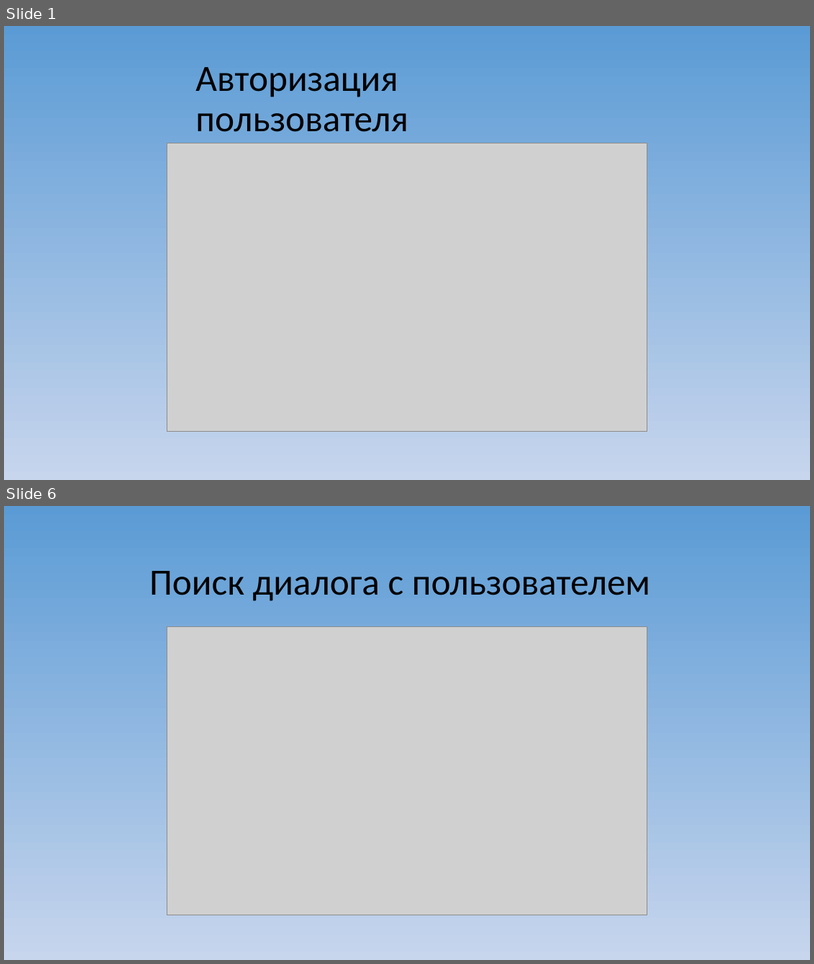
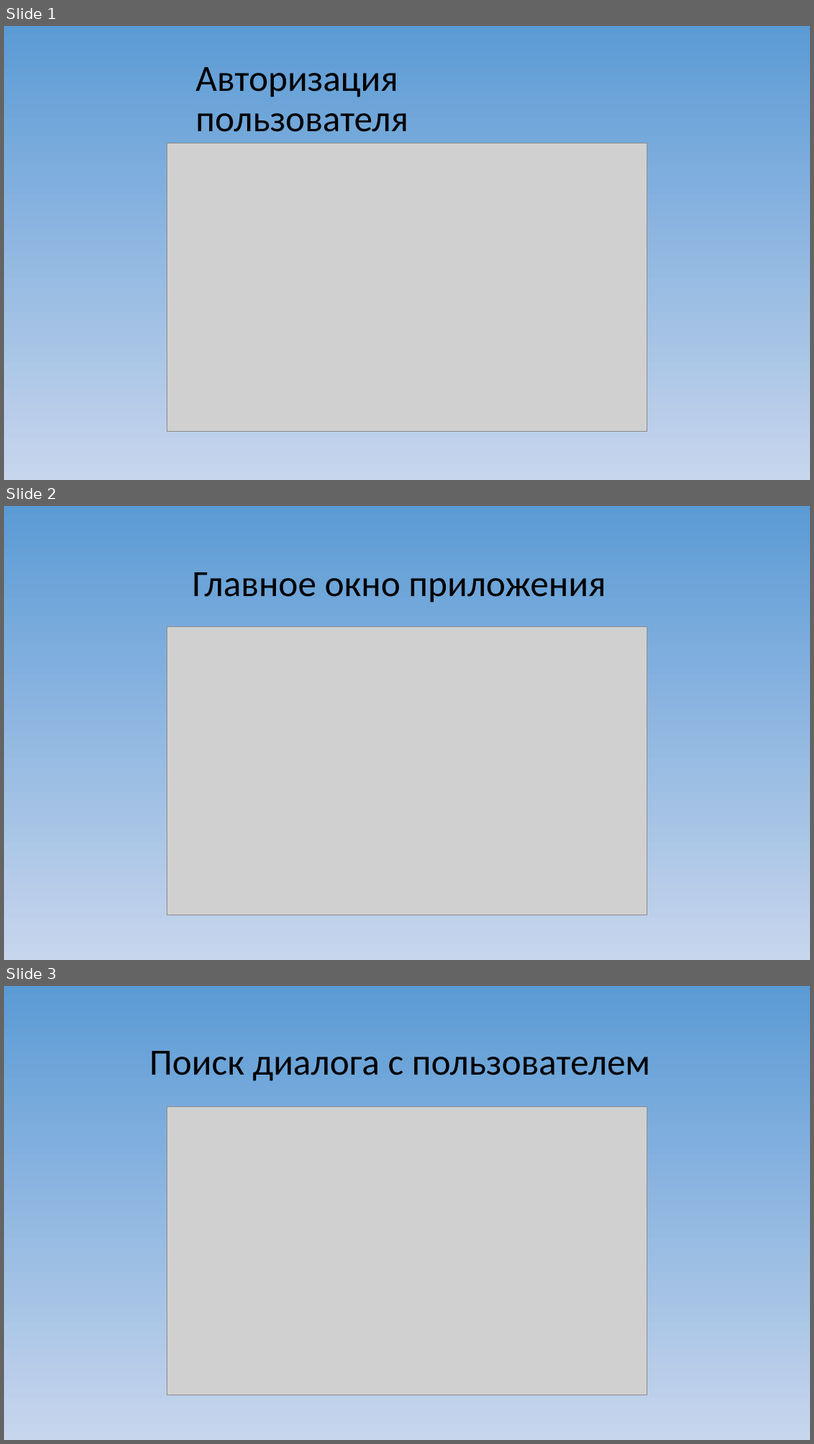
Before and after one commit to Solo322/VKspy, a slide deck: Макет приложения/VKSpy.ppt. Shown one above the other, each under a label of ours: slides 1 and 6 before the commit, slides 1, 2 and 3 after it; the slides between them are not shown. The pictures are 814x964 and 814x1444 pixels, drawn with LibreOffice and Linux fonts; fonts in the diff are those of the drawing; grey boxes stand for pictures. Boxes give left, top, right and bottom in pixels: in the first picture for what was removed or moved away, otherwise in the second. Text is boxed around its words. In the diff, an @@ line names an element or a change of style, - is before the commit and + after.

```diff
--- a/Макет приложения/VKSpy.ppt
+++ b/Макет приложения/VKSpy.ppt
@@ slide 2 added at [4,506,810,960], background gradient #5B9BD5 to #C7D5ED @@
@@ title added at [193,572,606,602], 44 pt, text #000000 @@
+Главное окно приложения
@@ picture added at [167,627,646,915] @@
@@ what was slide 6 is now slide 3 @@
```
Also in this commit, not shown: 1 slide removed.
